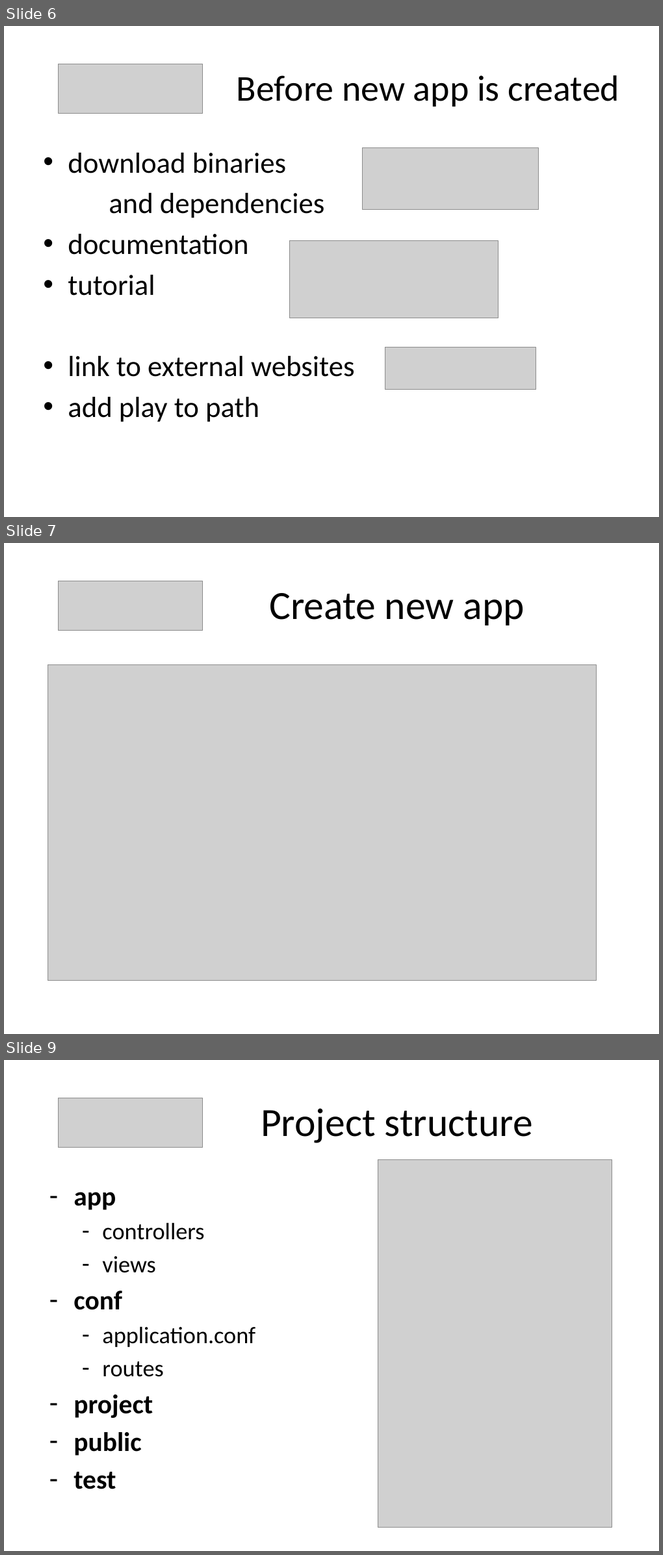
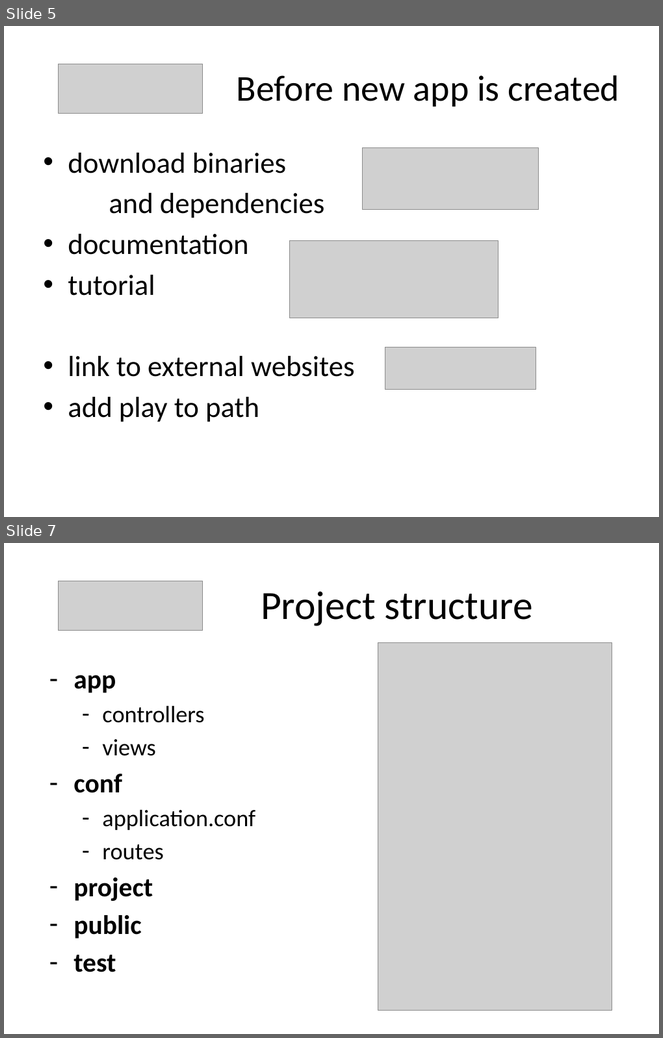
Before and after one commit to martadoberschuetz/dev_training, a slide deck: Play take 2.pptx. Shown one above the other, each under a label of ours: slides 6, 7 and 9 before the commit, slides 5 and 7 after it; the slides between them are not shown. The pictures are 663x1555 and 663x1038 pixels, drawn with LibreOffice and Linux fonts; fonts in the diff are those of the drawing; grey boxes stand for pictures. Boxes give left, top, right and bottom in pixels: in the first picture for what was removed or moved away, otherwise in the second. Text is boxed around its words. In the diff, an @@ line names an element or a change of style, - is before the commit and + after.

```diff
--- a/Play take 2.pptx
+++ b/Play take 2.pptx
@@ slide 7 removed at [4, 543, 659, 1034], background #FFFFFF @@
@@ picture removed at [59, 581, 202, 630] @@
@@ title removed at [269, 593, 525, 626] @@
-Create new app
@@ picture removed at [48, 665, 596, 981] @@
@@ what was slide 6 is now slide 5 @@
@@ what was slide 9 is now slide 7 @@
```
Also in this commit, not shown: 7 slides changed, 2 other slides removed, 4 other files.
